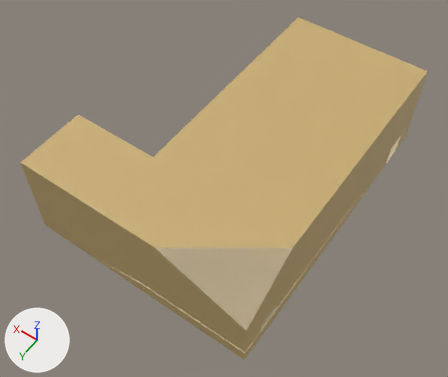
What one commit did to the Blender file Assets/Models/Room003.blend.
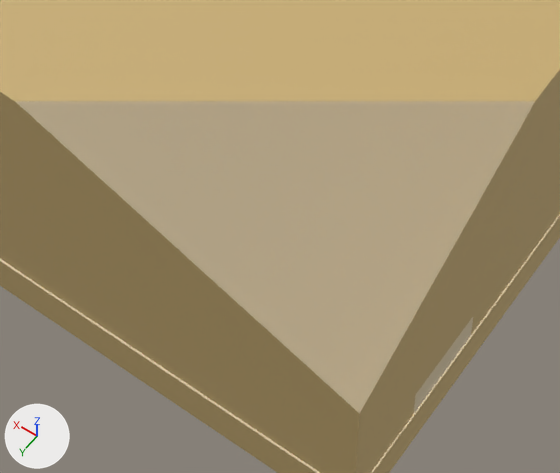
Old and new are each drawn whole from a 50 mm lens placed at (-16.0, 28.5, 41.2), pointed at (2.3, 2.9, 1.0) and again close up on the part from 34% to 67% of the width and 59% to 92% of the height. The lights are fixed; the arrows at lower left show +X, +Y and +Z. The last two pictures show the newer version. Everything nearer to the camera than a plane just in front of the edit is cut away.

Before the edit, the objects in view are built like this:
```python
me_cube = bpy.data.meshes.new('Cube')
me_cube.from_pydata(...)  # 102 vertices, 101 faces; spans x -6.9..13.0, y -13.0..13.3, z -1.0..7.0
# faces by material slot: [75, 26]
me_cube.materials.append(mat_material)  # brown #c9ae74
me_cube.materials.append(mat_material_001)  # beige #dfceac
ob_cube = bpy.data.objects.new('Cube', me_cube)
ob_cube.location = (0.0, 0.0, 0.0)
```
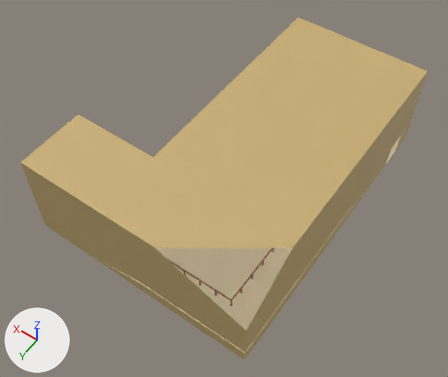
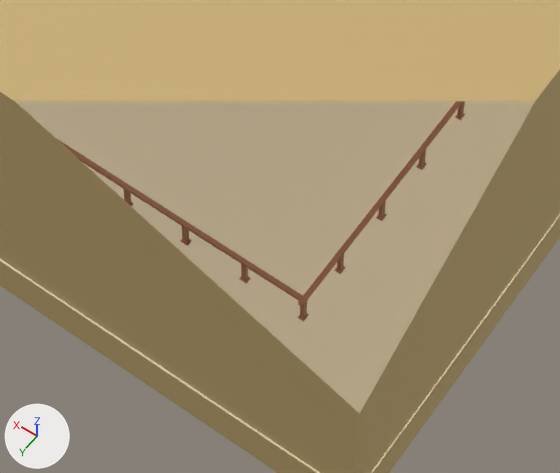
Pixel boxes [x1, y1, x2, y2] of what changed, in the close-ups (560 x 473 px):
part 1 of me_cube, added
    after: [56, 101, 466, 322]
part 2 of me_cube, recoloured (beige to brown)
    both: [414, 317, 473, 413]

The change, as a diff of the scene's bpy script:
```diff
--- a/Assets/Models/Room003.blend.py
+++ b/Assets/Models/Room003.blend.py
@@ mat_material_002 @@
+mat_material_002 = principled_material('Material.002')
+mat_material_002.base_color = (0.319, 0.122, 0.0578)  # brown #996244
@@ me_cube @@
 # used by ob_cube; location = (0.0, 0.0, 0.0)
-me_cube.from_pydata(...)  # 102 vertices, 101 faces; spans x -6.9..13.0, y -13.0..13.3, z -1.0..7.0
+me_cube.from_pydata(...)  # 726 vertices, 699 faces; spans x -6.9..13.0, y -13.0..13.3, z -1.0..7.0
+# me_cube part 1: 624 vertices added at x -4.1..2.5, y -1.4..10.9, z 0.2..0.9
+# me_cube part 2: 1 face spanning x -6.9, y 9.3..11.3, z -1.0..1.0 switches from mat_material_001 (beige #dfceac) to mat_material (brown #c9ae74)
 me_cube.materials.append(mat_material)
 me_cube.materials.append(mat_material_001)
+me_cube.materials.append(mat_material_002)  # brown #996244
```
